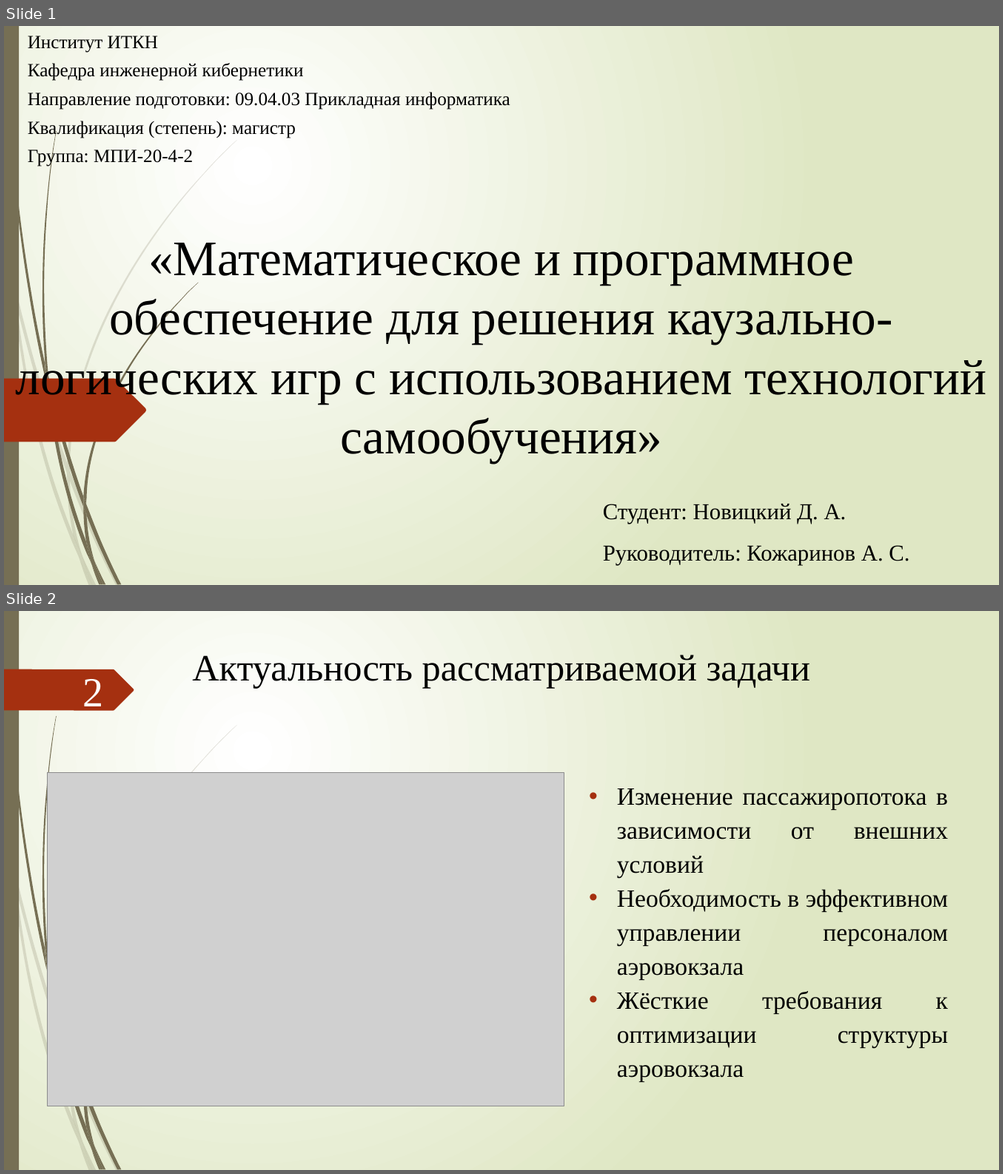
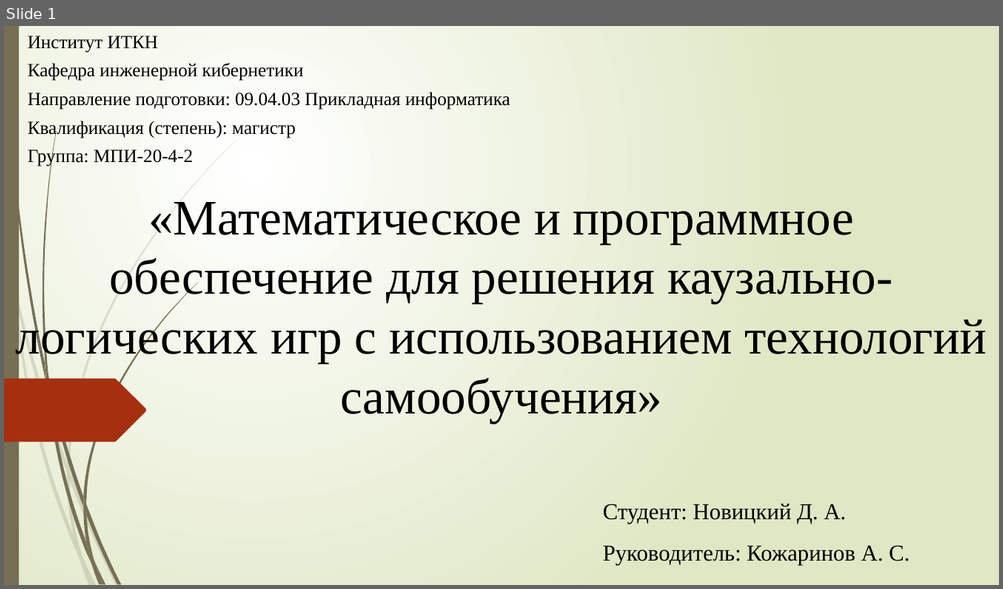
Before and after one commit to xex238/Diploma_2022, a slide deck: docs/Отчёты/ВКР/Новицкий_МПИ-20-4-2_ВКР_Презентация.pptx. Shown one above the other, each under a label of ours: slides 1 and 2 before the commit, slide 1 after it. The pictures are 1003x1174 and 1003x589 pixels, drawn with LibreOffice and Linux fonts; fonts in the diff are those of the drawing; grey boxes stand for pictures. Boxes give left, top, right and bottom in pixels: in the first picture for what was removed or moved away, otherwise in the second. Text is boxed around its words. In the diff, an @@ line names an element or a change of style, - is before the commit and + after.

```diff
--- a/docs/Отчёты/ВКР/Новицкий_МПИ-20-4-2_ВКР_Презентация.pptx
+++ b/docs/Отчёты/ВКР/Новицкий_МПИ-20-4-2_ВКР_Презентация.pptx
@@ slide 2 removed at box(4, 611, 999, 1170), background gradient #FFFFFF to #DFE8C4; not listed: 19 template elements that a slide beside it also shows @@
@@ title removed at box(192, 655, 810, 689) @@
-Актуальность рассматриваемой задачи
@@ freeform shape removed at box(4, 669, 134, 710) @@
@@ page number removed at box(82, 679, 103, 714) @@
-2
@@ picture removed at box(47, 773, 563, 1106) @@
@@ text removed at box(617, 789, 948, 1082) @@
-• Изменение пассажиропотока в зависимости от внешних условий
-• Необходимость в эффективном управлении персоналом аэровокзала
-• Жёсткие требования к оптимизации структуры аэровокзала
@@ slide 1 changed as well @@
@@ text "«Математическое и программное обеспечение для ...": place and size @@
-text "«Математическое и программное обеспечение для ..." at box(16, 243, 986, 463)
+text "«Математическое и программное обеспечение для ..." at box(16, 202, 986, 423)
```
Also in this commit, not shown: 3 slides added, 32 other files.
